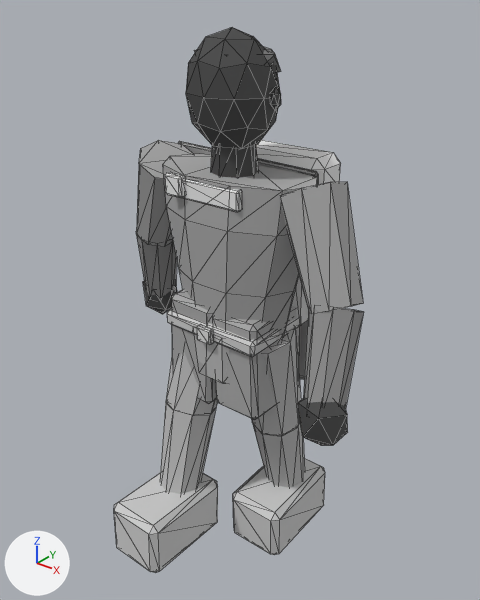
An edit to the glTF model assets/exports/npc/npc_traveller_up_r_v01.glb, drawn before and after from the same camera.
Rendered twice from a camera (50 mm lens) standing at (1.398, -1.719, 2.17) and looking at (0.02, 0.003, 1.103). Arrows for +X, +Y and +Z are at lower left; the lights stay in place. The older version comes first. Mesh edges are drawn as thin lines. Vertices at exactly the same position are counted once.

Names of what the first picture shows: 'GEO_npc_traveller_up_r_v01'.
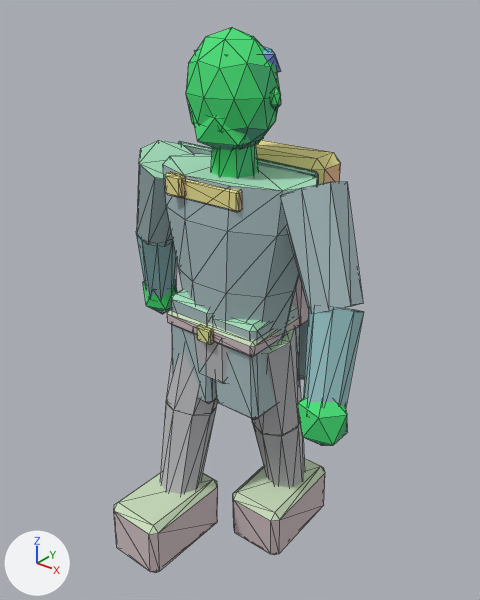
Pixel boxes (x1, y1, x2, y2) of what changed, in the pictures (480 x 600 px):
part 1 of me_geo_npc_traveller_up_r_v01, added (green)
    after: (193, 116, 264, 150)
part 2 of me_geo_npc_traveller_up_r_v01, recoloured
    both: (114, 27, 363, 573)

The change in detail:
me_geo_npc_traveller_up_r_v01 is used by ob_geo_npc_traveller_up_r_v01; location (0.0, 0.0, 0.0).
me_geo_npc_traveller_up_r_v01 had 574 vertices, 1036 faces and spanned x -0.62..0.62, y -0.48..0.34, z -0.01..2.03.
me_geo_npc_traveller_up_r_v01 now has 586 vertices, 1056 faces and spans x -0.62..0.62, y -0.48..0.34, z -0.01..2.03.
me_geo_npc_traveller_up_r_v01 part 1: a new loose piece, an icosphere of 20 faces spanning x -0.12..0.12, y -0.14..0.07, z 1.65..1.83, in mat_mat_npc_indexed.
me_geo_npc_traveller_up_r_v01 part 2: 1036 kept faces spanning x -0.62..0.62, y -0.48..0.34, z -0.01..2.03 get new vertex colours.
